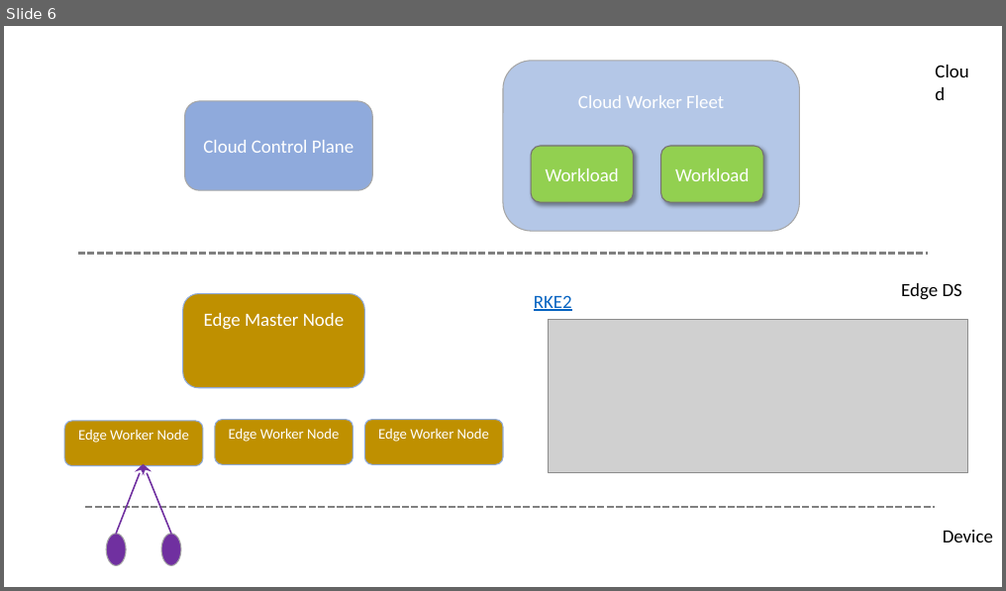
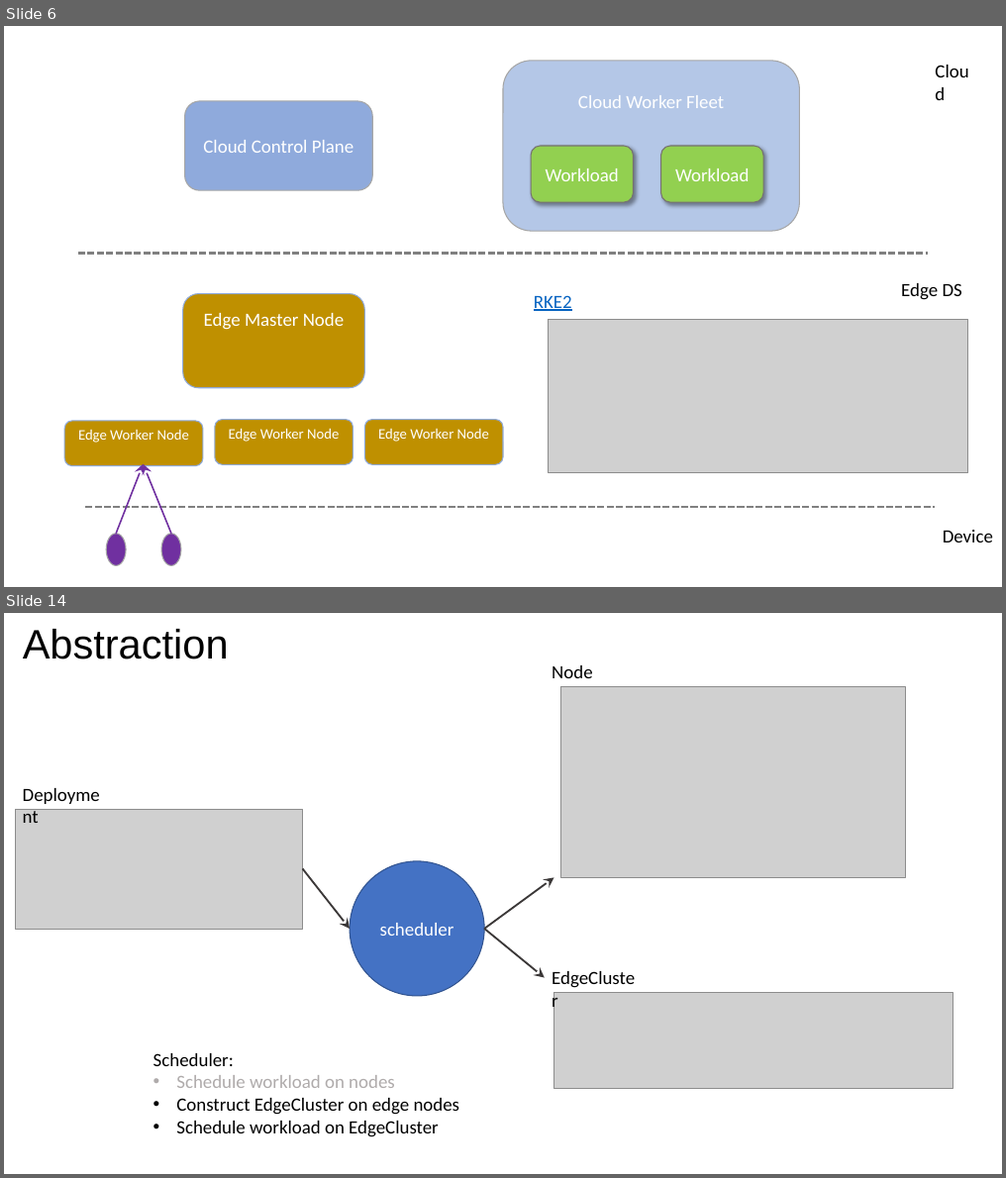
Before and after one commit to pdgetrf/ArktosEdge, a slide deck: slides/Vision.pptx. Shown one above the other, each under a label of ours: slide 6 before the commit, slides 6 and 14 after it; the slides between them are not shown. The pictures are 1006x591 and 1006x1178 pixels, drawn with LibreOffice and Linux fonts; fonts in the diff are those of the drawing; grey boxes stand for pictures. Boxes give left, top, right and bottom in pixels: in the first picture for what was removed or moved away, otherwise in the second. Text is boxed around its words. In the diff, an @@ line names an element or a change of style, - is before the commit and + after.

```diff
--- a/slides/Vision.pptx
+++ b/slides/Vision.pptx
@@ slide 14 added at [4,613,1002,1174], background #FFFFFF @@
@@ title added at [23,629,229,660], 39.6 pt, text #000000 @@
+Abstraction
@@ text added at [551,665,592,678], 18 pt, text #000000 @@
+Node
@@ picture added at [561,686,905,877] @@
@@ text added at [15,778,117,808], 18 pt, text #000000 @@
+Deployment
@@ picture added at [15,809,303,929] @@
@@ arrow added from (303, 869) to (350, 929), #3B3838 1.75 pt @@
@@ ellipse added at [350,861,484,996], fill #4472C4, outline #325491 1 pt, 18 pt, text #FFFFFF @@
+scheduler
@@ arrow added from (484, 929) to (554, 878), #3B3838 1.75 pt @@
@@ arrow added from (484, 929) to (545, 977), #3B3838 1.75 pt @@
@@ text added at [545,962,645,992], 18 pt, text #000000 @@
+EdgeCluster
@@ picture added at [554,993,953,1089] @@
@@ text added at [153,1054,460,1138], 18 pt, text #000000 @@
+Scheduler:
+• Schedule workload on nodes
+• Construct EdgeCluster on edge nodes
+• Schedule workload on EdgeCluster
```
Also in this commit, not shown: 10 other slides added.
